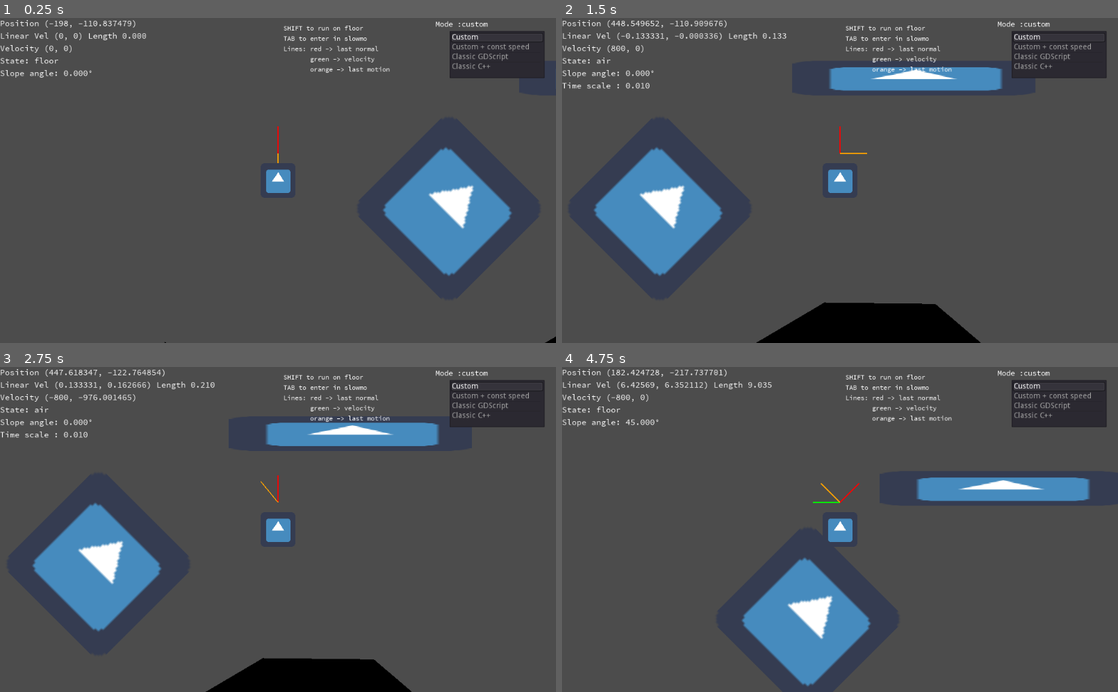
Above: before the commit, frames 1-4 (two rows, left to right).
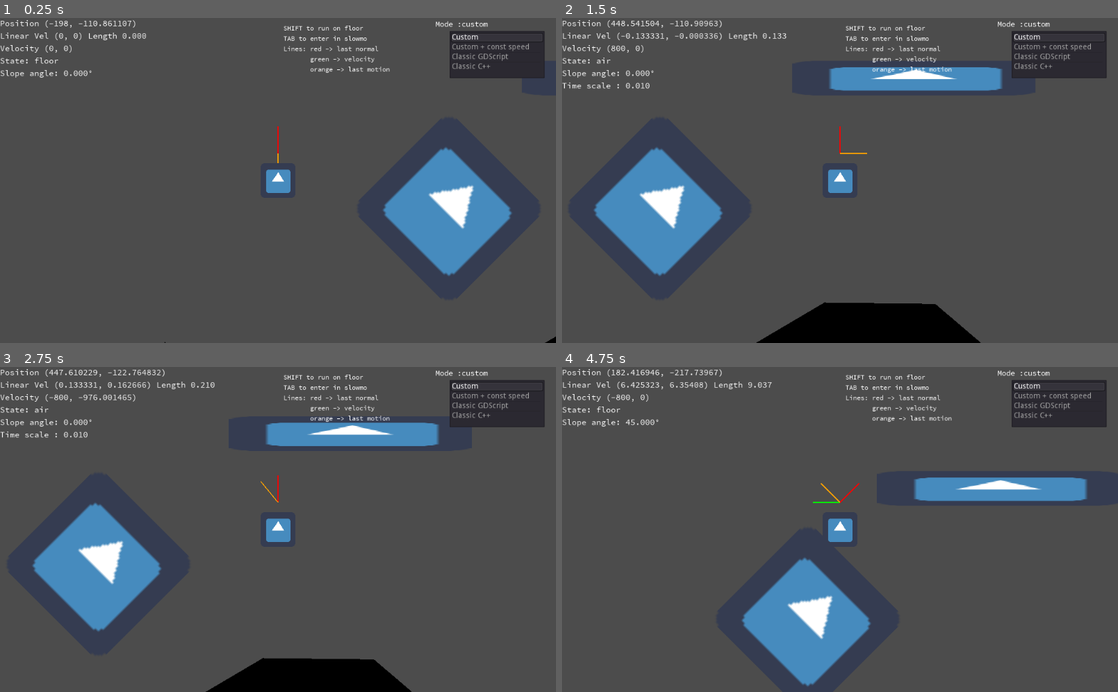
Above: after the commit, the same moments.

Repository: fabriceci/move_and_slide
Game: Godot game, scene res://World.tscn
Same seed, same stepped clock (60 frames per second), same inputs: the game is played once before the commit and once after it. The engine's default icon, where the game draws it, is replaced by a stand-in: a white triangle on a blue panel in a dark square.
Inputs:
- Up to frame 1 (0.25 s): no input
- Up to frame 2 (1.5 s): tap Enter (ui_accept) at 0.5, 0.77 s; hold Shift (run) 0.53-1.28 s; hold Right (ui_right) from 0.53 s (still down); tap Tab (slow) at 1.35 s
- Up to frame 3 (2.75 s): tap Enter (ui_accept) at 1.52 s; release Right (ui_right) at 2.03 s; hold Left (ui_left) from 2.03 s (still down); hold Shift (run) from 2.03 s (still down)
- Up to frame 4 (4.75 s): release Left (ui_left) at 2.78 s; release Shift (run) at 2.78 s; hold Right (ui_right) 2.78-4.28 s; tap Tab (slow) at 2.85, 4.35 s; tap Enter (ui_accept) at 3.02, 3.77, 4.52 s; hold Shift (run) 3.53-4.28 s; hold Left (ui_left) from 4.28 s (still down)

The runs differ from the first frame. In frame 1, less than 0.1% of the frame differs, in the area x 19-30%, y 0-100%; in frame 2, less than 0.1%; in frame 3, less than 0.1%; in frame 4, 0.4%, in the area x 13-95%, y 0-42%.

Commit message:
Draft: use last position to find the platform motion instead of Physics2DServer

Diff:
--- /dev/null
+++ b/Platform/KinematicBody2D.gd
@@ -0,0 +1,11 @@
+extends KinematicBody2D
+
+var last_position = Vector2.ZERO
+
+func _physics_process(delta: float) -> void:
+	yield(get_tree(), "physics_frame")
+	last_position = position
+
+
+func get_velocity():
+	return (position - last_position) / get_physics_process_delta_time()
--- a/Platform/platform.tscn
+++ b/Platform/platform.tscn
@@ -1,6 +1,7 @@
-[gd_scene load_steps=4 format=2]
+[gd_scene load_steps=6 format=2]
 
 [ext_resource path="res://icon.png" type="Texture" id=1]
+[ext_resource path="res://Platform/KinematicBody2D.gd" type="Script" id=2]
 
 [sub_resource type="RectangleShape2D" id=1]
 extents = Vector2( 225.339, 30.9453 )
@@ -22,10 +23,13 @@
 "values": [ Vector2( 0, 0 ), Vector2( 300, 0 ) ]
 }
 
+[sub_resource type="RectangleShape2D" id=3]
+extents = Vector2( 64.8931, 68.5309 )
+
 [node name="Container" type="Node2D"]
 
 [node name="KinematicBody2D" type="KinematicBody2D" parent="."]
-motion/sync_to_physics = true
+script = ExtResource( 2 )
 
 [node name="icon" type="Sprite" parent="KinematicBody2D"]
 scale = Vector2( 7, 1 )
@@ -38,3 +42,8 @@
 autoplay = "Move"
 playback_process_mode = 0
 anims/Move = SubResource( 2 )
+
+[node name="CollisionShape2D2" type="CollisionShape2D" parent="KinematicBody2D"]
+position = Vector2( 21.3487, -25.8648 )
+rotation = 0.785398
+shape = SubResource( 3 )
--- a/Player/Custom/PlayerCustom.gd
+++ b/Player/Custom/PlayerCustom.gd
@@ -38,14 +38,14 @@
 	draw_line(icon_pos, icon_pos + last_motion * 50, Color.orange, 1.5)
 
 var on_floor := false
-var on_floor_body = RID()
+var platform_ref = null
 var on_ceiling := false
 var on_wall = false
+var on_air = false
 var floor_normal := Vector2()
 var floor_velocity := Vector2()
 var FLOOR_ANGLE_THRESHOLD := 0.01
 var accumated_gravity = Vector2.ZERO
-
 func custom_move_and_slide(p_linear_velocity: Vector2, p_up_direction: Vector2, p_stop_on_slope: bool, p_max_slides: int, p_floor_max_angle: float, p_infinite_inertia: bool, gravity: Vector2, move_on_floor_only: bool, constant_speed: bool):
 	gravity = gravity * get_physics_process_delta_time()
 
@@ -55,26 +55,29 @@
 	else:
 		accumated_gravity += gravity
 
-	var body_velocity = p_linear_velocity * get_physics_process_delta_time()
 	var velocity = p_linear_velocity
 	var velocity_normalized = velocity.normalized()
 
 	var current_floor_velocity := floor_velocity
-	if on_floor and on_floor_body:
-		var bs := Physics2DServer.body_get_direct_state(on_floor_body)
-		if bs:
-			current_floor_velocity = bs.linear_velocity
+	if(platform_ref != null and platform_ref.has_method("get_velocity")):
+		current_floor_velocity = platform_ref.get_velocity()
+		platform_ref = null
 
-	var original_motion = (current_floor_velocity + velocity + accumated_gravity) * get_physics_process_delta_time()
+	if current_floor_velocity != Vector2.ZERO: # apply platform movement first
+		move_and_collide(current_floor_velocity *  get_physics_process_delta_time(), p_infinite_inertia)
+
+	var original_motion = (velocity + accumated_gravity) * get_physics_process_delta_time()
 	var motion = original_motion
 
 	var prev_on_floor = on_floor
 	on_floor = false
 	on_ceiling = false
 	on_wall = false
+	on_air = false
 	floor_normal = Vector2()
 	floor_velocity = Vector2()
 
+	var previous_pos = position
 	var first_collision = true
 	while (p_max_slides):
 
@@ -98,9 +101,11 @@
 					on_floor = true
 					floor_normal = collision.normal
 					floor_velocity = collision.collider_velocity
+					platform_ref = collision.collider
+
 					if p_stop_on_slope:
-						if p_linear_velocity == Vector2.ZERO:
-							position -= collision.travel.slide(p_up_direction)
+						if (motion.normalized() + p_up_direction).length() < 0.01 and collision.travel.length() < 1 :
+							position.y = previous_pos.y #position -= collision.travel.slide(p_up_direction)
 							motion = Vector2.ZERO
 
 					velocity.y = 0
@@ -117,7 +122,9 @@
 
 			motion = motion.slide(collision.normal)
 
-		if motion != Vector2(): last_motion = motion.normalized() # debug
+		# debug
+		if not collision: on_air = true
+		if motion != Vector2(): last_motion = motion.normalized()
 
 		if  not collision or motion == Vector2():
 			break
@@ -130,7 +137,8 @@
 	if on_ceiling: return "ceil"
 	if on_wall: return "wall"
 	if on_floor: return "floor"
-	return "air"
+	if on_air: return "air"
+	return "unknow"
 
 func get_velocity_str():
 	return "Velocity " + str(velocity)
